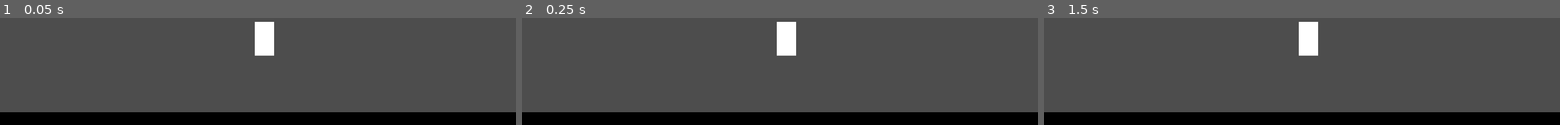
Above: before the commit, frames 1-3 (left to right).
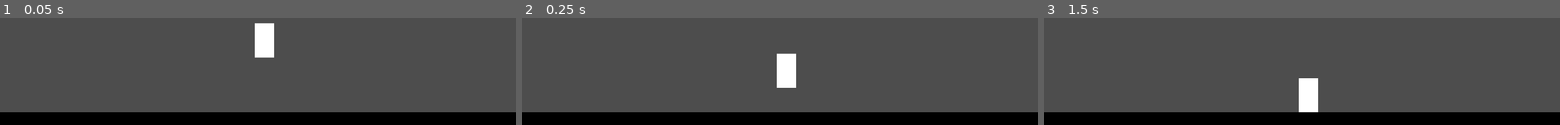
Above: after the commit, the same moments.

Repository: TianJunShi1/harry-forge
Game: Godot game, scene res://playground.tscn
The game is run twice, just before and just after one commit, with the same random seed, the same clock (stepped at 60 frames per second) and the same inputs.
Inputs:
- Up to frame 1 (0.05 s): no input
- Up to frame 2 (0.25 s): no input
- Up to frame 3 (1.5 s): hold D (right) 0.53-1.28 s; tap Enter at 1.25 s; hold S (down) from 1.28 s (still down)

The runs differ from the first frame. In frame 1, 0.2% of the frame differs, in the area x 49-54%, y 3-38%; in frame 2, 2.3%; in frame 3, 2.4%, in the area x 49-54%, y 3-89%.

Commit message:
#4月10日 player状态机代码更新

Diff:
--- a/Player/Scripts/player.gd
+++ b/Player/Scripts/player.gd
@@ -1,7 +1,69 @@
 class_name Player extends CharacterBody2D
 
+#region /// State Machine Variables
+# 当前状态与上一个状态
+var current_state : Playerstate
+var previous_state : Playerstate
 
+# 保存所有状态的引用
+var all_states : Array[Playerstate] = []
+#endregion
+
+#region /// Standard Variables
+var direction : Vector2 = Vector2.ZERO
+var gravity : float = 900
+#endregion
+
+@onready var states_node: Node = $states # 假设你的状态子节点都放在名为 "states" 的 Node 下
+
+func _ready() -> void:
+	initialize_states()
+
+func _unhandled_input(event: InputEvent) -> void:
+	if current_state:
+		change_state(current_state.handle_input(event))
 
 func _physics_process(delta: float) -> void:
+	velocity.y += gravity * delta
+	if current_state:
+		change_state(current_state.physics_process(delta))
+	move_and_slide()
 
-	pass
+func _process(delta: float) -> void:
+	update_direction()
+	if current_state:
+		change_state(current_state.process(delta))
+
+# 初始化状态机
+func initialize_states() -> void:
+	all_states.clear()
+
+	for c in states_node.get_children():
+		if c is Playerstate:
+			all_states.append(c)
+			c.player = self # 将 Player 自身的引用传递给 State
+			c.init()        # 执行状态的初始化逻辑
+
+	if all_states.is_empty():
+		push_warning("Player 找不到任何状态！请检查 $states 节点。")
+		return
+
+	# 默认进入列表中的第一个状态
+	change_state(all_states[0])
+
+# 执行状态切换
+func change_state(new_state : Playerstate) -> void:
+	# 如果没有新状态，或者新状态就是当前状态，则忽略
+	if new_state == null or new_state == current_state:
+		return
+
+	if current_state:
+		current_state.exit()
+		previous_state = current_state
+
+	current_state = new_state
+	current_state.enter()
+
+# 更新输入方向
+func update_direction() -> void:
+	direction = Input.get_vector("left", "right", "up", "down")
--- /dev/null
+++ b/Player/States/00_player_state.gd
@@ -0,0 +1,33 @@
+@icon("res://icon/state.svg")
+class_name Playerstate extends Node
+
+# 缓存的玩家节点引用，由 Player 在 _ready 时自动赋值
+var player : Player
+
+#region /// 核心状态生命周期
+## 当这个状态第一次被收集并初始化时执行（只执行一次）
+func init() -> void:
+	pass
+
+## 当进入这个状态时执行
+func enter() -> void:
+	pass
+
+## 当退出这个状态时执行
+func exit() -> void:
+	pass
+#endregion
+
+#region /// 帧更新与输入处理
+## 处理输入事件。返回目标 Playerstate 以切换状态，返回 null 保持当前状态。
+func handle_input(_event : InputEvent) -> Playerstate:
+	return null
+
+## 渲染帧更新（_process）。返回目标 Playerstate 以切换状态，返回 null 保持当前状态。
+func process(_delta: float) -> Playerstate:
+	return null
+
+## 物理帧更新（_physics_process）。返回目标 Playerstate 以切换状态，返回 null 保持当前状态。
+func physics_process(_delta: float) -> Playerstate:
+	return null
+#endregion
--- /dev/null
+++ b/Player/States/Idle.gd
@@ -0,0 +1,30 @@
+class_name PlayerstateIdle extends Playerstate
+
+
+#region /// 核心状态生命周期
+## 当这个状态第一次被收集并初始化时执行（只执行一次）
+func init() -> void:
+	pass
+
+## 当进入这个状态时执行
+func enter() -> void:
+	pass
+
+## 当退出这个状态时执行
+func exit() -> void:
+	pass
+#endregion
+
+#region /// 帧更新与输入处理
+## 处理输入事件。返回目标 Playerstate 以切换状态，返回 null 保持当前状态。
+func handle_input(_event : InputEvent) -> Playerstate:
+	return null
+
+## 渲染帧更新（_process）。返回目标 Playerstate 以切换状态，返回 null 保持当前状态。
+func process(_delta: float) -> Playerstate:
+	return null
+
+## 物理帧更新（_physics_process）。返回目标 Playerstate 以切换状态，返回 null 保持当前状态。
+func physics_process(_delta: float) -> Playerstate:
+	return null
+#endregion
--- /dev/null
+++ b/Player/States/Run.gd
@@ -0,0 +1,30 @@
+class_name PlayerstateRun extends Playerstate
+
+
+#region /// 核心状态生命周期
+## 当这个状态第一次被收集并初始化时执行（只执行一次）
+func init() -> void:
+	pass
+
+## 当进入这个状态时执行
+func enter() -> void:
+	pass
+
+## 当退出这个状态时执行
+func exit() -> void:
+	pass
+#endregion
+
+#region /// 帧更新与输入处理
+## 处理输入事件。返回目标 Playerstate 以切换状态，返回 null 保持当前状态。
+func handle_input(_event : InputEvent) -> Playerstate:
+	return null
+
+## 渲染帧更新（_process）。返回目标 Playerstate 以切换状态，返回 null 保持当前状态。
+func process(_delta: float) -> Playerstate:
+	return null
+
+## 物理帧更新（_physics_process）。返回目标 Playerstate 以切换状态，返回 null 保持当前状态。
+func physics_process(_delta: float) -> Playerstate:
+	return null
+#endregion
--- a/Player/player.tscn
+++ b/Player/player.tscn
@@ -1,6 +1,8 @@
 [gd_scene format=3 uid="uid://dgjrbwlwhdtny"]
 
 [ext_resource type="Script" uid="uid://cgrcn4buuu0ng" path="res://Player/Scripts/player.gd" id="1_l8h54"]
+[ext_resource type="Script" uid="uid://bro4nsstvllxs" path="res://Player/States/Idle.gd" id="2_4ntmi"]
+[ext_resource type="Script" uid="uid://b7l5lpxdsyacd" path="res://Player/States/Run.gd" id="3_btcbx"]
 
 [sub_resource type="Gradient" id="Gradient_hvfyp"]
 colors = PackedColorArray(1, 1, 1, 1, 1, 1, 1, 1)
@@ -23,3 +25,11 @@
 [node name="CollisionShape2D" type="CollisionShape2D" parent="." unique_id=923999458]
 position = Vector2(0, -14)
 shape = SubResource("RectangleShape2D_hvfyp")
+
+[node name="states" type="Node" parent="." unique_id=804292152]
+
+[node name="Idle" type="Node" parent="states" unique_id=2125863475]
+script = ExtResource("2_4ntmi")
+
+[node name="Run" type="Node" parent="states" unique_id=219716605]
+script = ExtResource("3_btcbx")
--- /dev/null
+++ b/icon/state.svg
@@ -0,0 +1,15 @@
+<svg width="16" height="16" viewBox="0 0 16 16" fill="none" xmlns="http://www.w3.org/2000/svg">
+<g clip-path="url(#clip0_3311_68)">
+<circle cx="8" cy="8" r="8" fill="#505050"/>
+<circle cx="8" cy="8" r="5" fill="#FF4A4A"/>
+<path d="M6 1V6H1L6 1Z" fill="#E5E5E5"/>
+<path d="M16 11V16H11L16 11Z" fill="#FF4A4A"/>
+<path d="M5 4L1 0H0V1L4 5L5 4Z" fill="#E5E5E5"/>
+<path d="M11 10L10 11L14 15L15 14L11 10Z" fill="#FF4A4A"/>
+</g>
+<defs>
+<clipPath id="clip0_3311_68">
+<rect width="16" height="16" fill="white"/>
+</clipPath>
+</defs>
+</svg>
--- a/project.godot
+++ b/project.godot
@@ -26,7 +26,8 @@
 [file_customization]
 
 folder_colors={
-"res://Player/": "red"
+"res://Player/": "red",
+"res://icon/": "gray"
 }
 
 [input]
Not shown, added: Player/States/00_player_state.gd.uid
Not shown, added: Player/States/Idle.gd.uid
Not shown, added: Player/States/Run.gd.uid
Renamed: icon.svg -> icon/icon.svg
Not shown, changed: icon/icon.svg.import
Renamed: icon2.jpg -> icon/icon2.jpg
Not shown, added: icon/icon2.jpg.import
Not shown, changed: icon/state.svg.import
